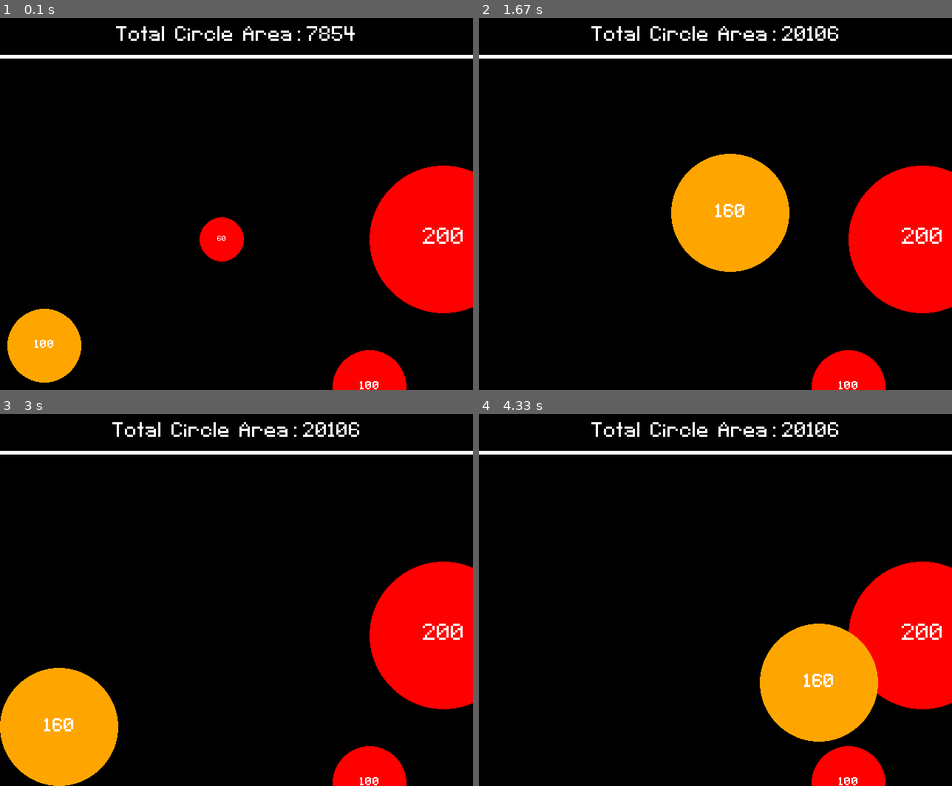
Above: before the commit, frames 1-4 (two rows, left to right).
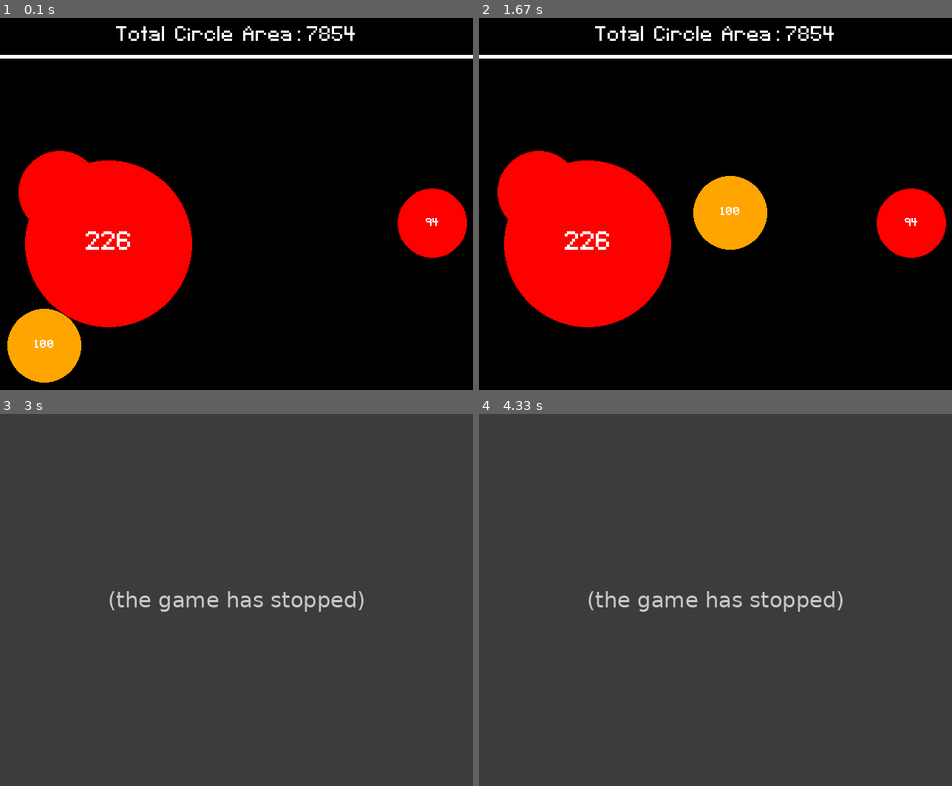
Above: after the commit, the same moments.

Repository: NedzadDonlagic04/pygame-prototype-agario
Game: pygame game, started from main.py
The game is run twice, just before and just after one commit, with the same random seed, the same clock (stepped at 60 frames per second) and the same inputs.
Inputs:
- Up to frame 1 (0.1 s): no input
- Up to frame 2 (1.67 s): hold D 0.33-0.8 s; hold W 0.83-1.13 s
- Up to frame 3 (3 s): hold A 1.67-2.2 s; hold S 2.23-2.53 s
- Up to frame 4 (4.33 s): hold W 3-3.37 s; hold D 3.4-4.03 s; hold S from 4.07 s (still down)

The runs differ from the first frame. In frame 1, 21% of the frame differs, in the area x 3-100%, y 35-100%; in frame 2, 25%; in frame 3, 100%, in the area x 0-100%, y 0-100%; in frame 4, 100%.
After the commit the program exited at 1.95 s; later frames show no game.

Commit message:
Added random enemy position and radius generation

Diff:
--- a/main.py
+++ b/main.py
@@ -1,5 +1,6 @@
 import pygame
 from sys import exit
+from random import randrange
 from classes import *
 from functions import *
 
@@ -24,12 +25,21 @@
 
         self.PLAYER = Player(circleRadius, player_color, (circleRadius + offsetX, height - circleRadius - offsetY), width, height)
 
-        enemyColor = 'red'
-        self.ENEMIES = [
-            Enemy(30, enemyColor, (300, 300)),
-            Enemy(50, enemyColor, (500, 500)),
-            Enemy(100, enemyColor, (600, 300))
+        def generateEnemy(radiusRange, heightStart, heightEnd, widthStart, widthEnd, enemyColor='red'):
+            radius = randrange(radiusRange[0], radiusRange[1], 1)
+            y = randrange(heightStart + radius, heightEnd - radius, 1)
+            x = randrange(widthStart + radius, widthEnd - radius, 1)
+
+            return Enemy(radius, enemyColor, (x, y))
+
+        self.ENEMIES = []
+        enemyRanges = [
+            (40, self.PLAYER.circleRadius - 1),
+            (self.PLAYER.circleRadius, self.PLAYER.circleRadius + 10),
+            (100, 120)
         ]
+        for i in range(0, len(enemyRanges)):
+            self.ENEMIES.append(generateEnemy( enemyRanges[i], getPercent(height, 10), height, 0, width))
 
     def quit(self):
         pygame.quit()
